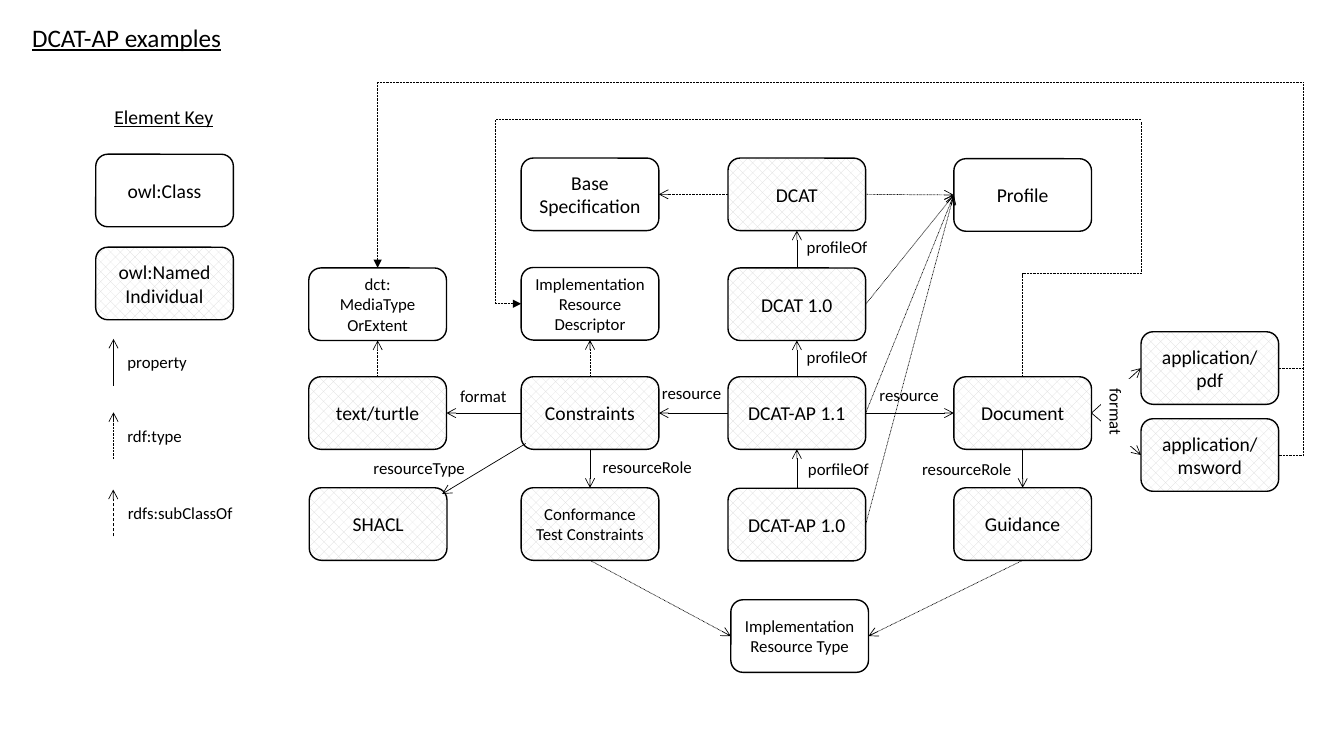
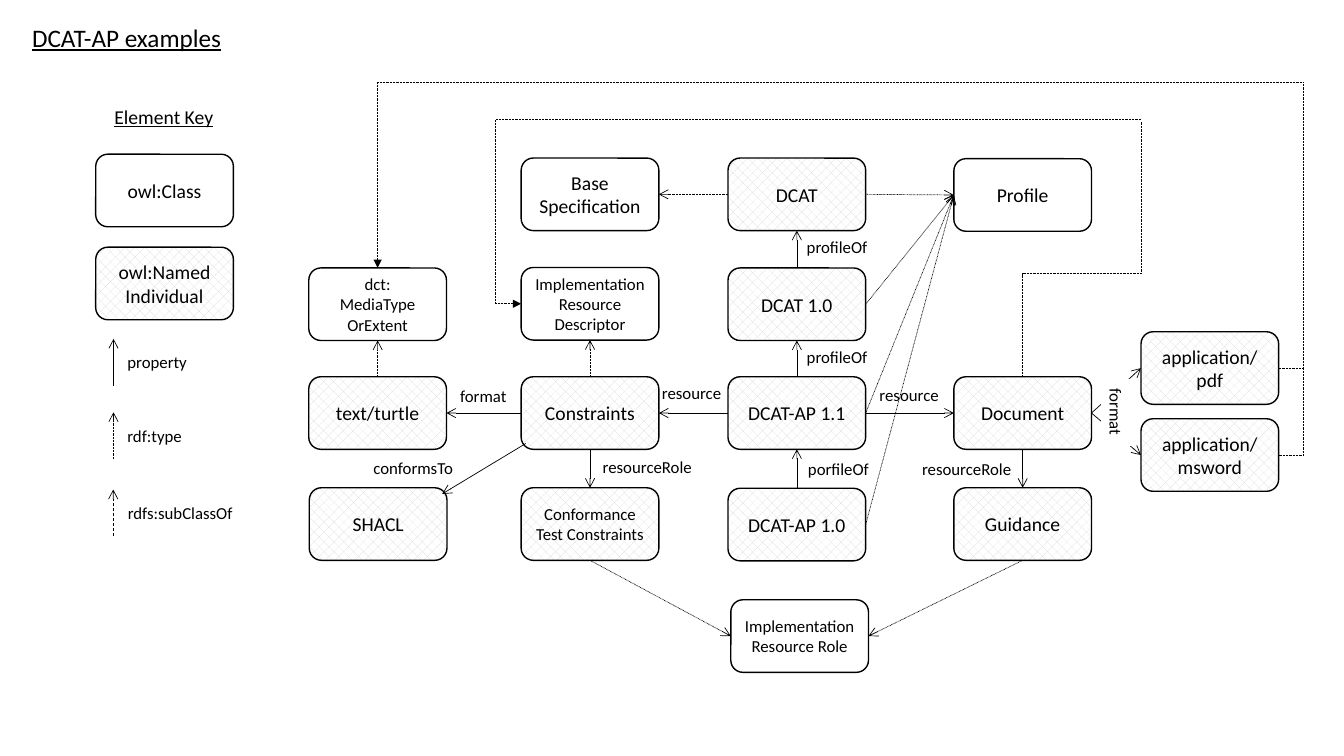
Before and after one commit to w3c/dxwg, a slide deck: slide 5 of profiledesc/profiledesc-diagrams.pptx. Drawn at 1344x756 pixels with LibreOffice and Linux fonts; fonts in the diff are those of the drawing. Boxes give left, top, right and bottom in pixels: in the first picture for what was removed or moved away, otherwise in the second. Text is boxed around its words. In the diff, an @@ line names an element or a change of style, - is before the commit and + after.

Commit message:
resourceType -> conformsTo & ImpleDescType -> ImpleDescRole in all diags

```diff
--- a/profiledesc/profiledesc-diagrams.pptx
+++ b/profiledesc/profiledesc-diagrams.pptx
@@ text at [373,462,452,474]: text changed @@
-resourceType
+conformsTo
@@ text in rounded rectangle at [745,620,854,652]: text changed @@
-Implementation Resource Type
+Implementation Resource Role
```
Also in this commit, not shown: 4 other slides changed, 1 slide removed, 7 other files.
